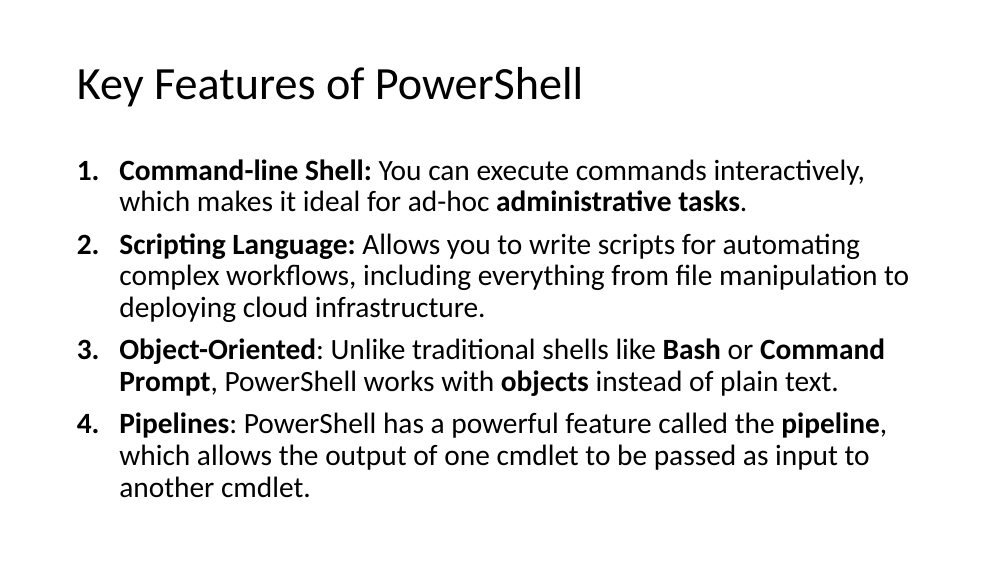
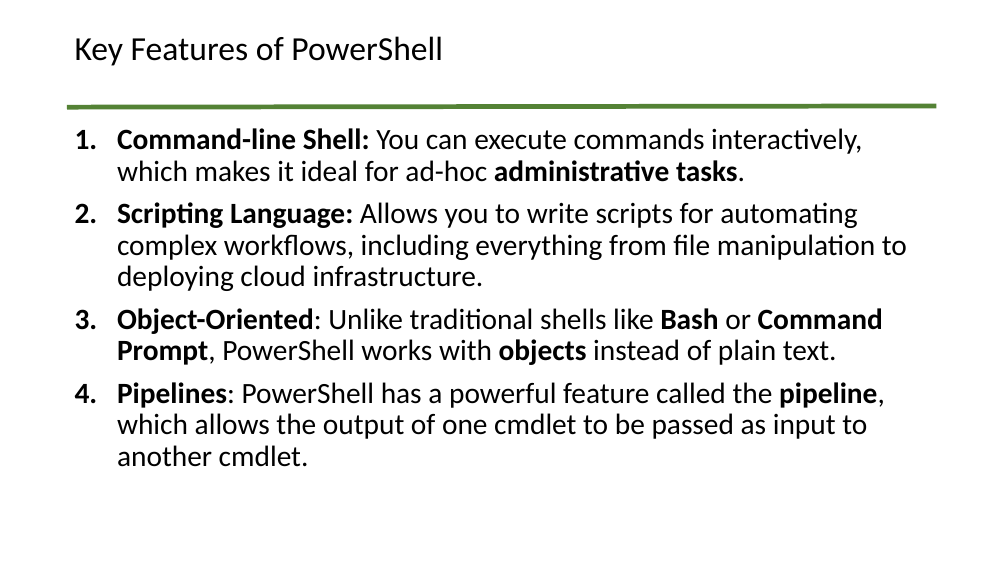
Before and after one commit to PSRITPro/my-learning-journal, a slide deck: slide 8 of PowerShell/Day1/PowerShell.pptx (slide 5 before the commit). Drawn at 1008x567 pixels with LibreOffice and Linux fonts; fonts in the diff are those of the drawing. Boxes give left, top, right and bottom in pixels: in the first picture for what was removed or moved away, otherwise in the second. Text is boxed around its words. In the diff, an @@ line names an element or a change of style, - is before the commit and + after.

```diff
--- a/PowerShell/Day1/PowerShell.pptx
+++ b/PowerShell/Day1/PowerShell.pptx
@@ title "Key Features of PowerShell": place and size @@
-title "Key Features of PowerShell" at (77, 67, 583, 107)
+title "Key Features of PowerShell" at (67, 23, 937, 76)
@@ title "Key Features of PowerShell" at (67, 23, 937, 76): size 44 to 32 pt; outline none to #FFFFFF 0.75 pt @@
@@ line added from (67, 107) to (937, 106), #548235 4.5 pt @@
@@ text "Command-line Shell: You can execute ...": place and size @@
-text "Command-line Shell: You can execute ..." at (119, 159, 909, 498)
+text "Command-line Shell: You can execute ..." at (117, 128, 907, 467)
```
Also in this commit, not shown: 7 other slides changed, 3 slides added, 4 other files.
